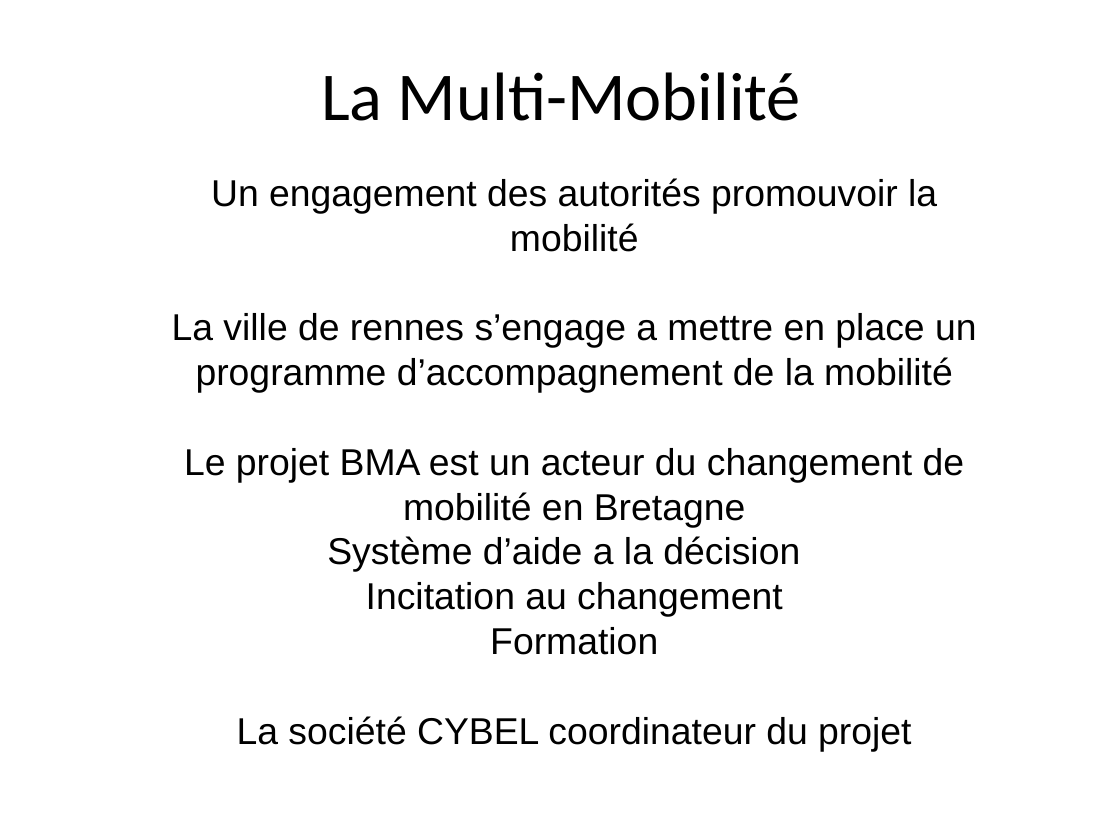
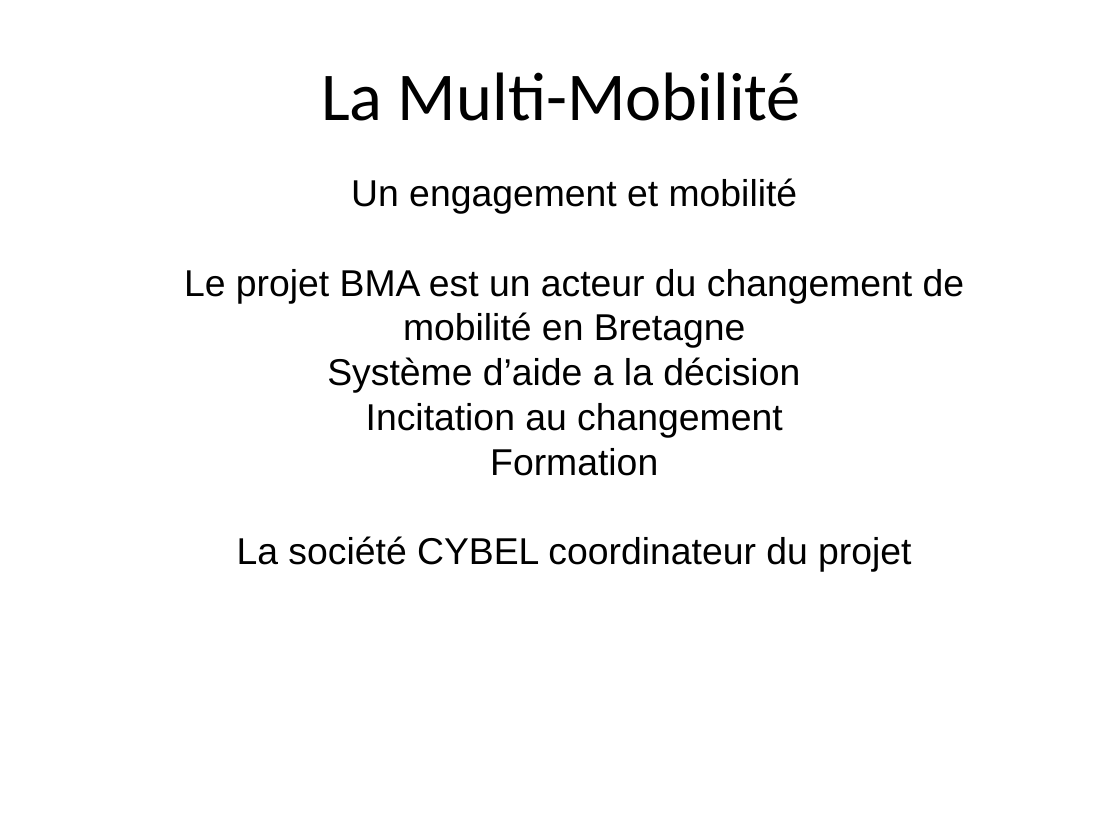
Before and after one commit to gestinronan/Projet-BMA, a slide deck: slide 3 of Documents/ppt-final.ppt. Drawn at 1120x840 pixels with LibreOffice and Linux fonts; fonts in the diff are those of the drawing; background and template pictures are left out. Boxes give left, top, right and bottom in pixels: in the first picture for what was removed or moved away, otherwise in the second. Text is boxed around its words. In the diff, an @@ line names an element or a change of style, - is before the commit and + after.

```diff
--- a/Documents/ppt-final.ppt
+++ b/Documents/ppt-final.ppt
@@ text at [351,178,798,214]: text changed @@
-Un engagement des autorités promouvoir la mobilité
-La ville de rennes s’engage a mettre en place un programme d’accompagnement de la mobilité
+Un engagement et mobilité
```
Also in this commit, not shown: 1 other slide changed, 1 slide added, 1 other file.
